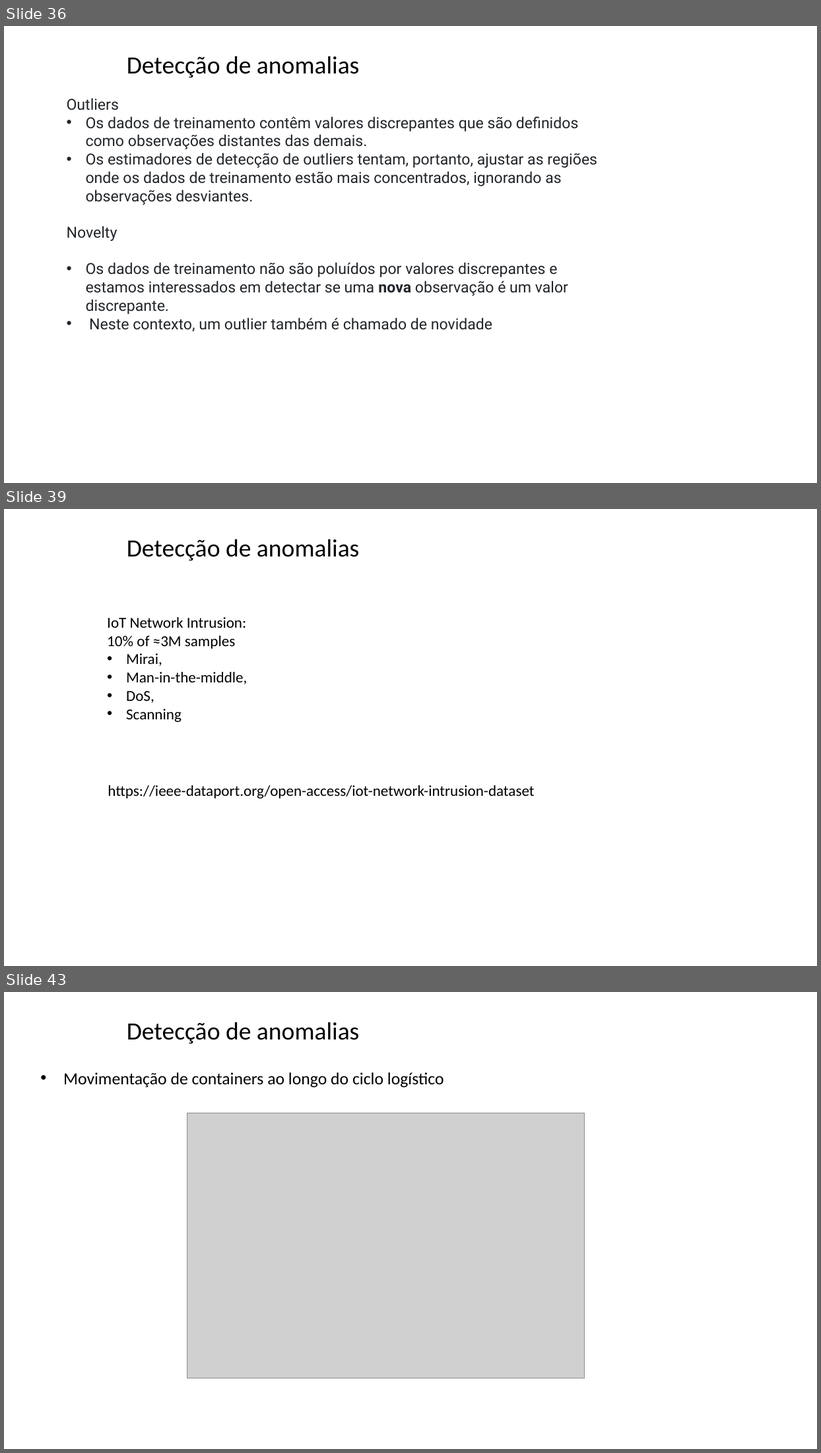
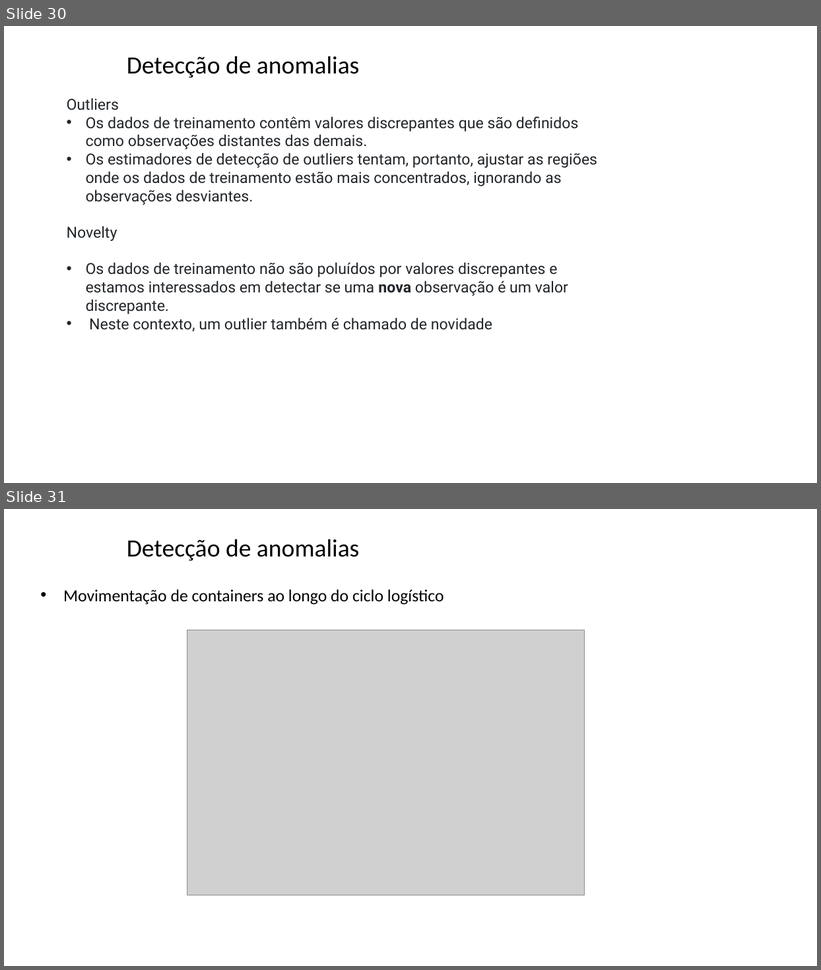
Before and after one commit to zz4fap/tp557-iot-ml, a slide deck: slides/TP557_16_detecção_de_anomalias.pptx. Shown one above the other, each under a label of ours: slides 36, 39 and 43 before the commit, slides 30 and 31 after it; the slides between them are not shown. The pictures are 821x1453 and 821x970 pixels, drawn with LibreOffice and Linux fonts; fonts in the diff are those of the drawing; grey boxes stand for pictures; background and template pictures are left out. Boxes give left, top, right and bottom in pixels: in the first picture for what was removed or moved away, otherwise in the second. Text is boxed around its words. In the diff, an @@ line names an element or a change of style, - is before the commit and + after.

```diff
--- a/slides/TP557_16_detecção_de_anomalias.pptx
+++ b/slides/TP557_16_detecção_de_anomalias.pptx
@@ slide 39 removed at bbox=[4, 509, 817, 966], background picture (left out) @@
@@ title removed at bbox=[127, 539, 359, 561] @@
-Detecção de anomalias
@@ text removed at bbox=[107, 617, 247, 722] @@
-IoT Network Intrusion:
-10% of ≈3M samples
-• Mirai,
-• Man-in-the-middle,
-• DoS,
-• Scanning
@@ text removed at bbox=[108, 786, 534, 799] @@
-https://ieee-dataport.org/open-access/iot-network-intrusion-dataset
@@ what was slide 36 is now slide 30 @@
@@ what was slide 43 is now slide 31 @@
```
Also in this commit, not shown: 11 slides changed, 11 other slides removed.
